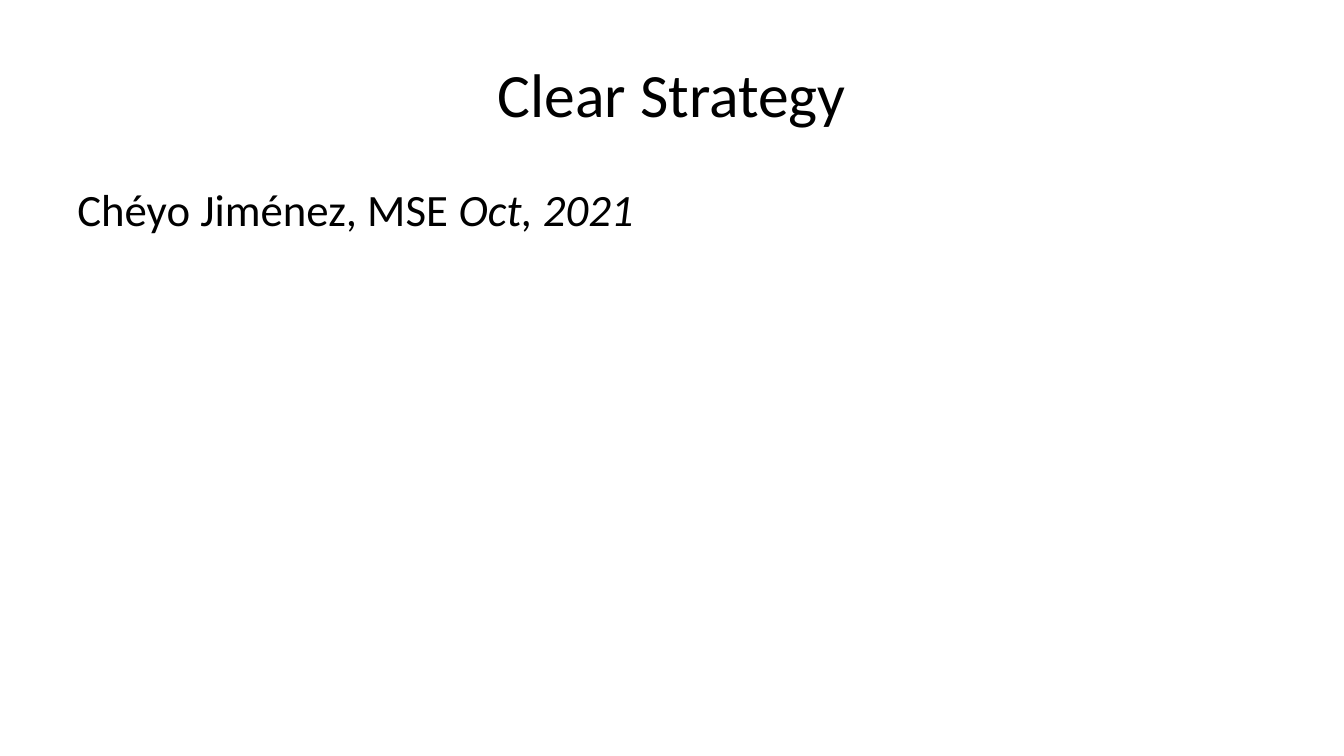
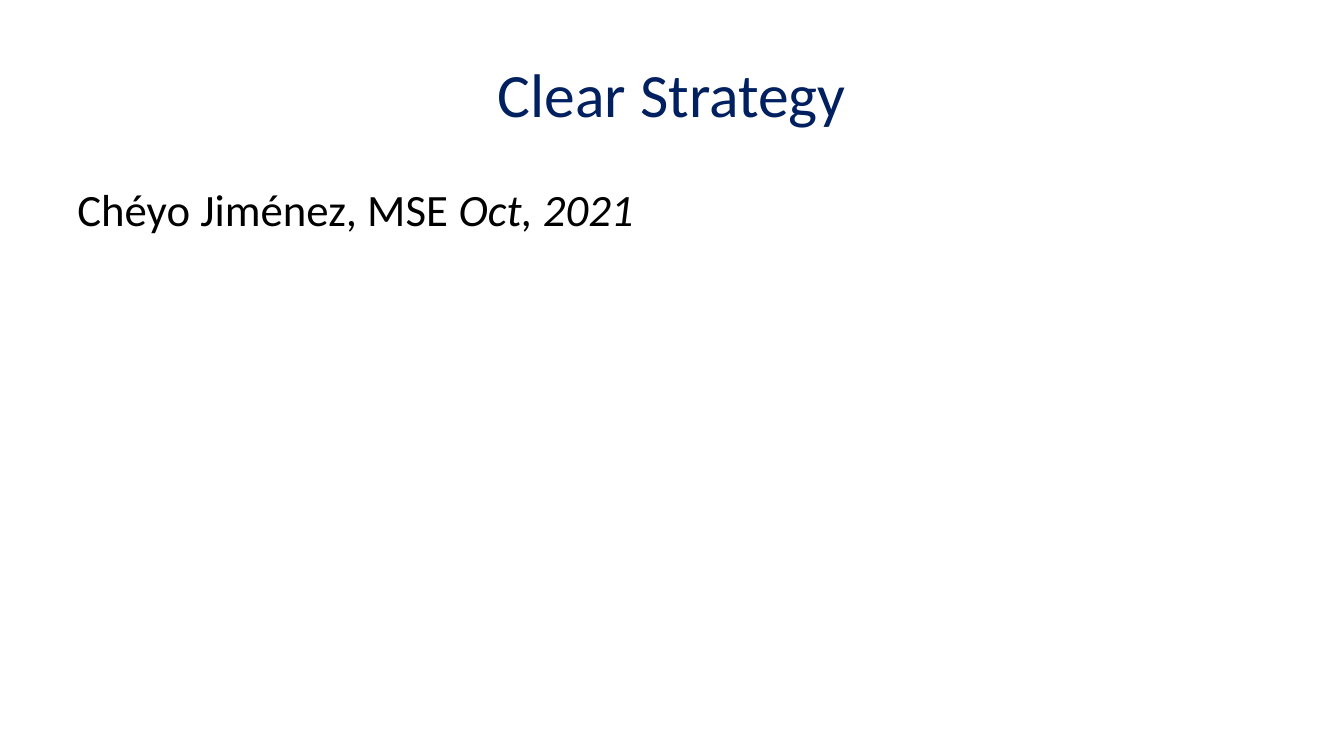
Before and after one commit to masters3d/ingenio, a slide deck: slide 2 of presentation/render/eng_clear_strategy.pptx (slide 1 before the commit). Drawn at 1344x756 pixels with LibreOffice and Linux fonts; fonts in the diff are those of the drawing. Boxes give left, top, right and bottom in pixels: in the first picture for what was removed or moved away, otherwise in the second. Text is boxed around its words. In the diff, an @@ line names an element or a change of style, - is before the commit and + after.

```diff
--- a/presentation/render/eng_clear_strategy.pptx
+++ b/presentation/render/eng_clear_strategy.pptx
@@ title "Clear Strategy" at bbox=[498, 74, 846, 128]: text colour #000000 to #002060 @@
```
Also in this commit, not shown: 1 slide added, 7 other files.
